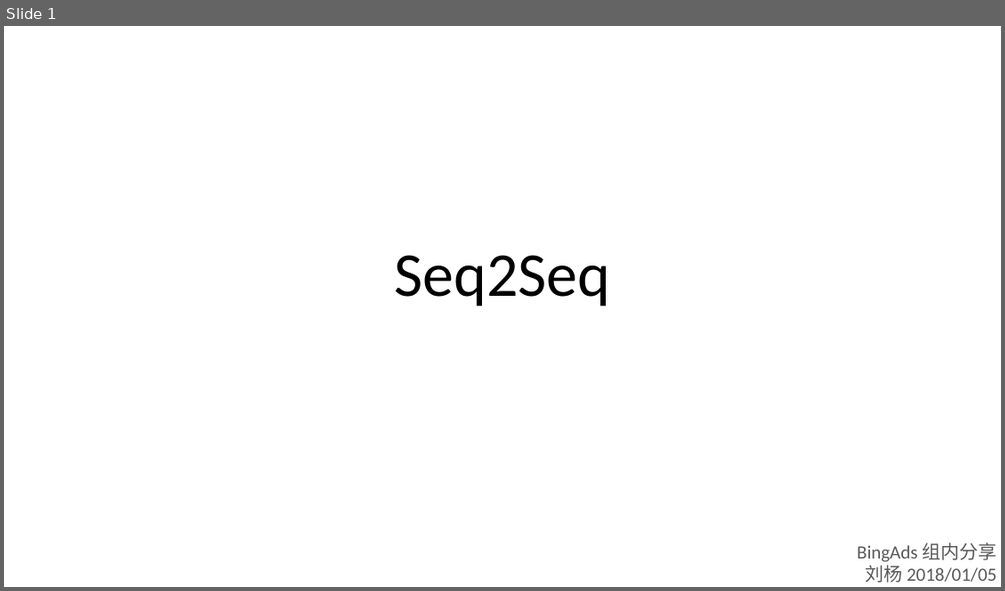
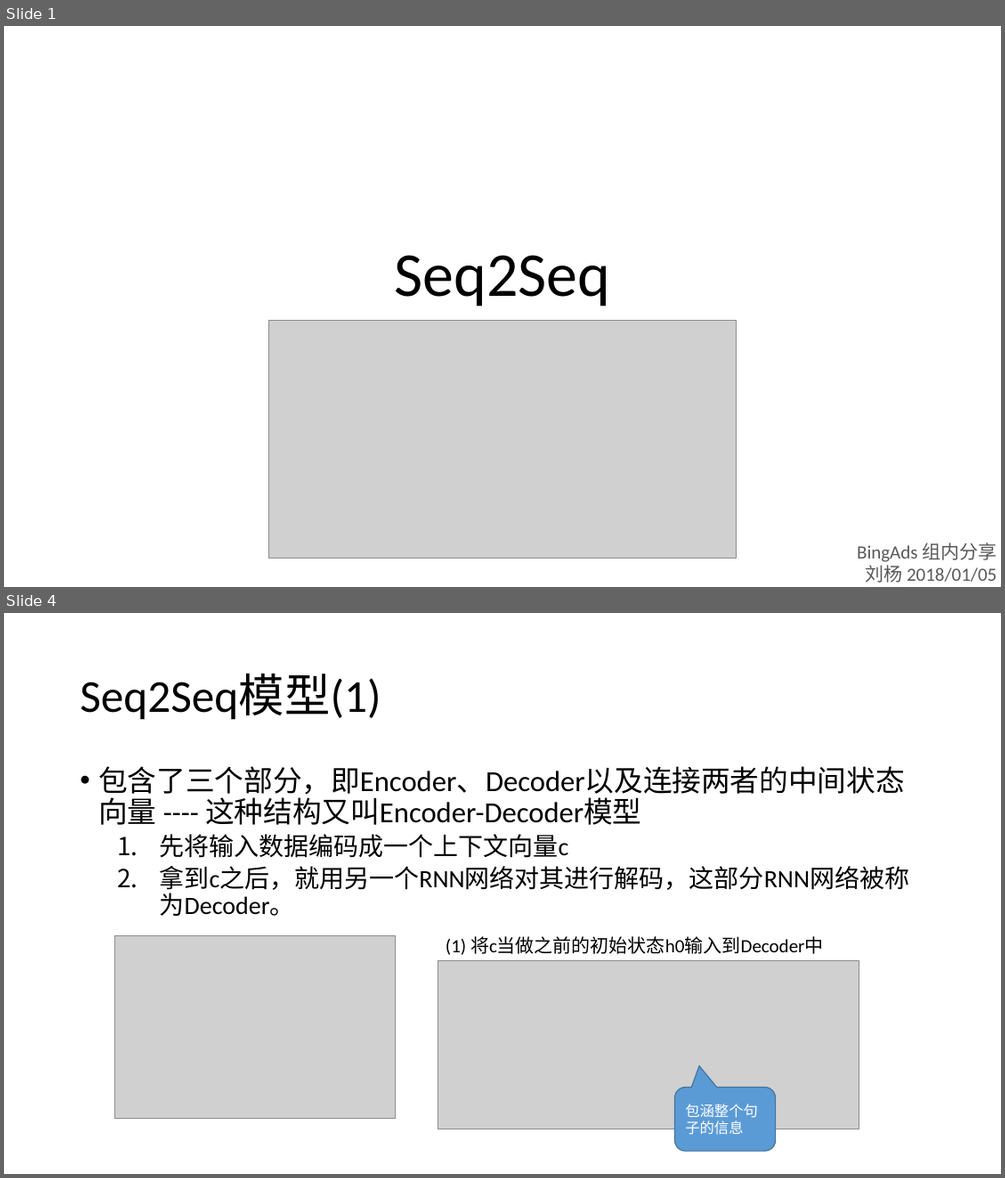
Before and after one commit to foamliu/Learning-DL, a slide deck: nlp/Seq2Seq.pptx. Shown one above the other, each under a label of ours: slide 1 before the commit, slides 1 and 4 after it; the slides between them are not shown. The pictures are 1005x591 and 1005x1178 pixels, drawn with LibreOffice and Linux fonts; fonts in the diff are those of the drawing; grey boxes stand for pictures. Boxes give left, top, right and bottom in pixels: in the first picture for what was removed or moved away, otherwise in the second. Text is boxed around its words. In the diff, an @@ line names an element or a change of style, - is before the commit and + after.

```diff
--- a/nlp/Seq2Seq.pptx
+++ b/nlp/Seq2Seq.pptx
@@ slide 4 added at bbox=[4, 613, 1001, 1174], background #FFFFFF @@
@@ title added at bbox=[80, 674, 380, 720], 44 pt, text #000000 @@
+Seq2Seq模型(1)
@@ text added at bbox=[98, 766, 910, 916], 28 pt, text #000000 @@
+• 包含了三个部分，即Encoder、Decoder以及连接两者的中间状态向量 ---- 这种结构又叫Encoder-Decoder模型
+  1. 先将输入数据编码成一个上下文向量c
+  2. 拿到c之后，就用另一个RNN网络对其进行解码，这部分RNN网络被称为Decoder。
@@ picture added at bbox=[115, 935, 396, 1118] @@
@@ text added at bbox=[445, 936, 824, 955], 18 pt, text #000000 @@
+(1) 将c当做之前的初始状态h0输入到Decoder中
@@ picture added at bbox=[438, 960, 858, 1129] @@
@@ rounded speech box added at bbox=[675, 1087, 776, 1151], fill #5B9BD5, outline #43739E 1 pt, 14 pt, text #FFFFFF @@
+包涵整个句子的信息
@@ slide 1 changed as well @@
@@ picture added at bbox=[268, 321, 736, 558] @@
```
Also in this commit, not shown: 1 other slide changed, 5 other slides added, 1 slide removed, 1 other file.
